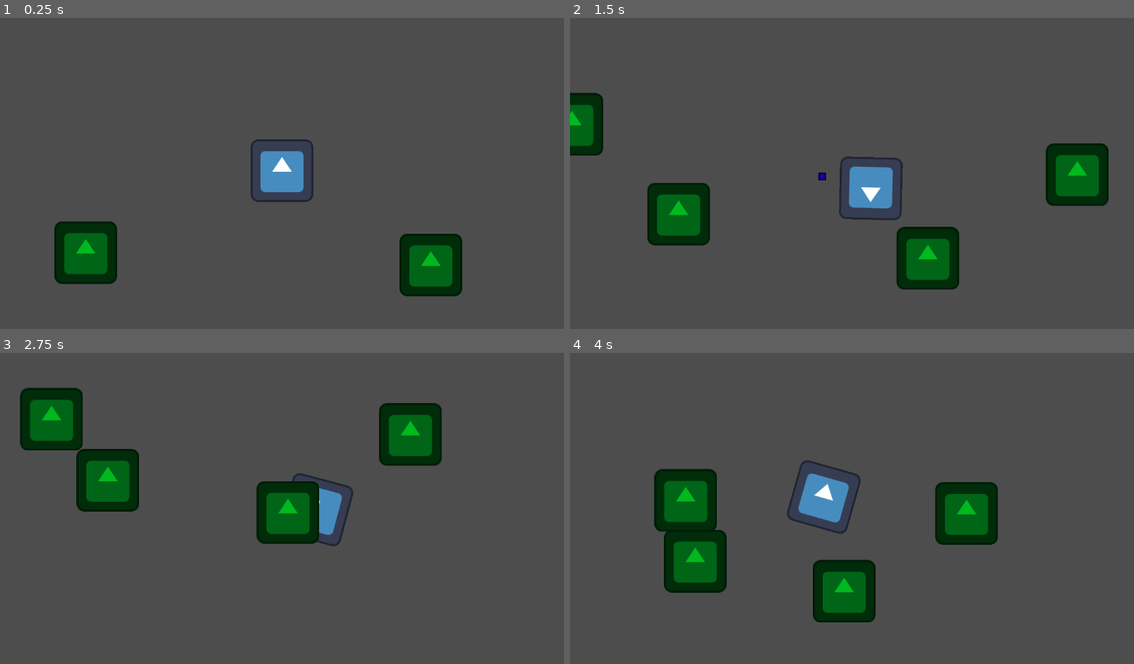
Above: before the commit, frames 1-4 (two rows, left to right).
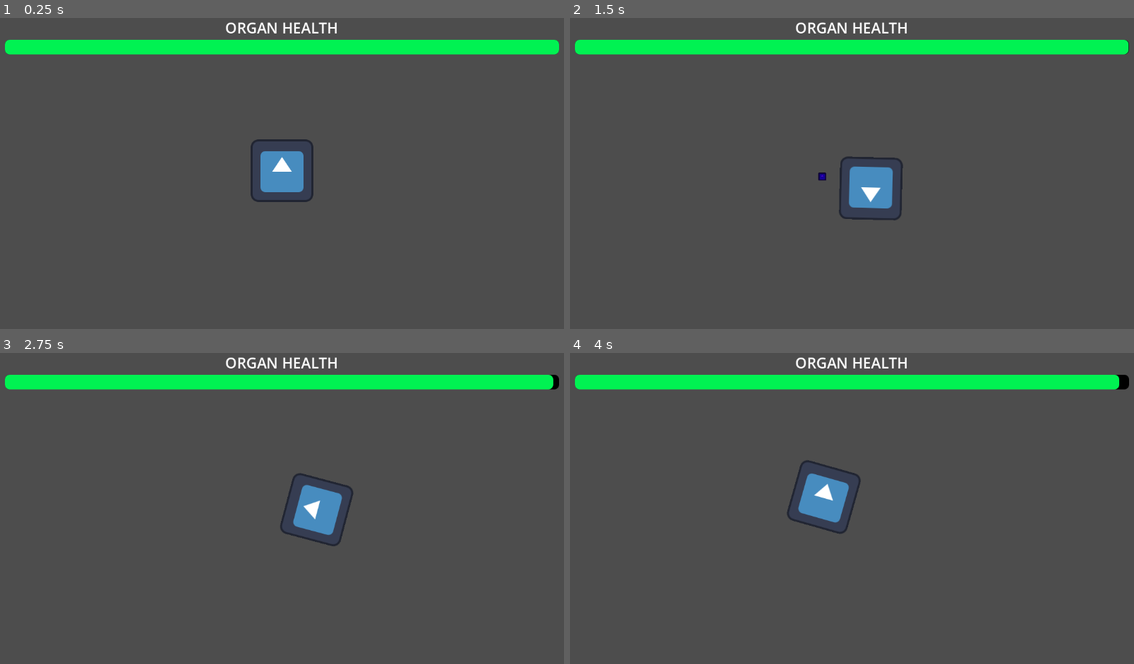
Above: after the commit, the same moments.

Repository: bgalerani94/godot-wild-jam-83
Game: Godot game, scene res://Prototypes/Scenes/test_scene.tscn
Two runs of this game, one before a commit and one after it. Both use one fixed random seed, a clock stepped at 60 frames per second and the inputs below. This scene is started directly instead of the project's main scene. The engine's default icon, where the game draws it, is replaced by a stand-in: a white triangle on a blue panel in a dark square.
Inputs (mouse positions are in pixels of both pictures, inside the frame that each line leads up to):
- Up to frame 1 (0.25 s): no input
- Up to frame 2 (1.5 s): tap Enter (ui_accept) at 0.5 s; move the mouse to (976, 154) at 0.52 s; hold D (move_right) 0.53-1.28 s; hold Enter (ui_accept) 0.53-1.28 s; move the mouse to (739, 185) at 1.27 s; hold S (move_down) from 1.28 s (still down); click (739, 185) at 1.35 s
- Up to frame 3 (2.75 s): tap Enter (ui_accept) at 1.52, 1.55, 1.82 s; move the mouse to (338, 436) at 2.02 s; release S (move_down) at 2.03 s; hold D (move_right) from 2.03 s (still down); hold Enter (ui_accept) from 2.03 s (still down)
- Up to frame 4 (4 s): move the mouse to (823, 567) at 2.77 s; release D (move_right) at 2.78 s; release Enter (ui_accept) at 2.78 s; hold W (move_up) 2.78-3.53 s; click (823, 567) at 2.85 s; tap Enter (ui_accept) at 3.02, 3.05, 3.32 s; move the mouse to (1021, 552) at 3.52 s; hold A (move_left) from 3.53 s (still down); hold Enter (ui_accept) from 3.53 s (still down)

The runs differ from the first frame. In frame 1, 9.5% of the frame differs, in the area x 0-100%, y 1-90%; in frame 2, 13%; in frame 3, 14%; in frame 4, 14%, in the area x 0-100%, y 1-87%.

Commit message:
created base scenes for different organs

Diff:
--- a/Prototypes/Scenes/test_scene.tscn
+++ b/Prototypes/Scenes/test_scene.tscn
@@ -1,20 +1,13 @@
-[gd_scene load_steps=3 format=3 uid="uid://dwden86376upe"]
+[gd_scene load_steps=4 format=3 uid="uid://dwden86376upe"]
 
 [ext_resource type="PackedScene" uid="uid://d0v87w777rvwn" path="res://Player/Scenes/Player.tscn" id="1_smuaa"]
-[ext_resource type="PackedScene" uid="uid://sepctd0f2brt" path="res://Prototypes/Scenes/shooter_enemy_test.tscn" id="2_smuaa"]
+[ext_resource type="PackedScene" uid="uid://dac6bdkanty6d" path="res://Scenes/liver.tscn" id="3_f7dfn"]
+[ext_resource type="PackedScene" uid="uid://bg8ukn42id1uc" path="res://Scenes/organ_damage_component.tscn" id="3_lfrlg"]
 
 [node name="TestScene" type="Node"]
 
 [node name="Player" parent="." instance=ExtResource("1_smuaa")]
 
-[node name="ShooterEnemyTest" parent="." instance=ExtResource("2_smuaa")]
-position = Vector2(304, 193)
+[node name="OrganDamageComponent" parent="Player" instance=ExtResource("3_lfrlg")]
 
-[node name="ShooterEnemyTest3" parent="." instance=ExtResource("2_smuaa")]
-position = Vector2(-447, 187)
-
-[node name="ShooterEnemyTest4" parent="." instance=ExtResource("2_smuaa")]
-position = Vector2(-719, -131)
-
-[node name="ShooterEnemyTest2" parent="." instance=ExtResource("2_smuaa")]
-position = Vector2(909, 31)
+[node name="Liver" parent="." instance=ExtResource("3_f7dfn")]
--- /dev/null
+++ b/Scenes/brain.tscn
@@ -0,0 +1,8 @@
+[gd_scene load_steps=2 format=3 uid="uid://cxvkknt8mtrx7"]
+
+[ext_resource type="PackedScene" uid="uid://d3yrjrvr4aio3" path="res://Scenes/organ_health_component.tscn" id="1_x6dqy"]
+
+[node name="Brain" type="Node2D"]
+
+[node name="OrganHealthComponent" parent="." instance=ExtResource("1_x6dqy")]
+max_health = 100.0
--- /dev/null
+++ b/Scenes/heart.tscn
@@ -0,0 +1,8 @@
+[gd_scene load_steps=2 format=3 uid="uid://durhgdf407srd"]
+
+[ext_resource type="PackedScene" uid="uid://d3yrjrvr4aio3" path="res://Scenes/organ_health_component.tscn" id="1_452e1"]
+
+[node name="Heart" type="Node2D"]
+
+[node name="OrganHealthComponent" parent="." instance=ExtResource("1_452e1")]
+max_health = 100.0
--- /dev/null
+++ b/Scenes/liver.tscn
@@ -0,0 +1,8 @@
+[gd_scene load_steps=2 format=3 uid="uid://dac6bdkanty6d"]
+
+[ext_resource type="PackedScene" uid="uid://d3yrjrvr4aio3" path="res://Scenes/organ_health_component.tscn" id="1_s5wdm"]
+
+[node name="Liver" type="Node2D"]
+
+[node name="OrganHealthComponent" parent="." instance=ExtResource("1_s5wdm")]
+max_health = 150.0
--- /dev/null
+++ b/Scenes/lungs.tscn
@@ -0,0 +1,8 @@
+[gd_scene load_steps=2 format=3 uid="uid://c3irjyiaw4aji"]
+
+[ext_resource type="PackedScene" uid="uid://d3yrjrvr4aio3" path="res://Scenes/organ_health_component.tscn" id="1_3aqtv"]
+
+[node name="lungs" type="Node2D"]
+
+[node name="OrganHealthComponent" parent="." instance=ExtResource("1_3aqtv")]
+max_health = 100.0
--- /dev/null
+++ b/Scenes/organ_damage_component.tscn
@@ -0,0 +1,6 @@
+[gd_scene load_steps=2 format=3 uid="uid://bg8ukn42id1uc"]
+
+[ext_resource type="Script" uid="uid://jf7aieeqsqiu" path="res://Scripts/organ_damage_component.gd" id="1_on4is"]
+
+[node name="OrganDamageComponent" type="Node"]
+script = ExtResource("1_on4is")
--- /dev/null
+++ b/Scenes/organ_health_component.tscn
@@ -0,0 +1,62 @@
+[gd_scene load_steps=4 format=3 uid="uid://d3yrjrvr4aio3"]
+
+[ext_resource type="Script" uid="uid://db3274j16xm81" path="res://Scripts/organ_component.gd" id="1_xft6w"]
+
+[sub_resource type="StyleBoxFlat" id="StyleBoxFlat_euthy"]
+bg_color = Color(0, 0, 0, 1)
+corner_radius_top_left = 10
+corner_radius_top_right = 10
+corner_radius_bottom_right = 10
+corner_radius_bottom_left = 10
+
+[sub_resource type="StyleBoxFlat" id="StyleBoxFlat_hcfsh"]
+bg_color = Color(0, 0.947691, 0.319749, 1)
+corner_radius_top_left = 10
+corner_radius_top_right = 10
+corner_radius_bottom_right = 10
+corner_radius_bottom_left = 10
+
+[node name="OrganHealthComponent" type="Node" groups=["Organ Health"]]
+script = ExtResource("1_xft6w")
+
+[node name="OrganStats" type="CanvasLayer" parent="."]
+
+[node name="Control" type="Control" parent="OrganStats"]
+layout_mode = 3
+anchors_preset = 5
+anchor_left = 0.5
+anchor_right = 0.5
+offset_left = -576.0
+offset_right = 576.0
+offset_bottom = 111.0
+grow_horizontal = 2
+
+[node name="MarginContainer" type="MarginContainer" parent="OrganStats/Control"]
+layout_mode = 1
+anchors_preset = 15
+anchor_right = 1.0
+anchor_bottom = 1.0
+grow_horizontal = 2
+grow_vertical = 2
+theme_override_constants/margin_left = 10
+theme_override_constants/margin_top = 10
+theme_override_constants/margin_right = 10
+theme_override_constants/margin_bottom = 10
+
+[node name="ElementsContainer" type="VBoxContainer" parent="OrganStats/Control/MarginContainer"]
+layout_mode = 2
+
+[node name="OrganNameLabel" type="Label" parent="OrganStats/Control/MarginContainer/ElementsContainer"]
+layout_mode = 2
+theme_override_font_sizes/font_size = 30
+text = "ORGAN HEALTH"
+horizontal_alignment = 1
+vertical_alignment = 1
+
+[node name="OrganHealthBar" type="ProgressBar" parent="OrganStats/Control/MarginContainer/ElementsContainer"]
+custom_minimum_size = Vector2(0, 30)
+layout_mode = 2
+theme_override_styles/background = SubResource("StyleBoxFlat_euthy")
+theme_override_styles/fill = SubResource("StyleBoxFlat_hcfsh")
+value = 50.0
+show_percentage = false
--- /dev/null
+++ b/Scenes/organ_stats.tscn
@@ -0,0 +1,57 @@
+[gd_scene load_steps=3 format=3 uid="uid://yxt0n16wsn2u"]
+
+[sub_resource type="StyleBoxFlat" id="StyleBoxFlat_euthy"]
+bg_color = Color(0, 0, 0, 1)
+corner_radius_top_left = 10
+corner_radius_top_right = 10
+corner_radius_bottom_right = 10
+corner_radius_bottom_left = 10
+
+[sub_resource type="StyleBoxFlat" id="StyleBoxFlat_hcfsh"]
+bg_color = Color(0, 0.947691, 0.319749, 1)
+corner_radius_top_left = 10
+corner_radius_top_right = 10
+corner_radius_bottom_right = 10
+corner_radius_bottom_left = 10
+
+[node name="OrganStats" type="CanvasLayer"]
+
+[node name="Control" type="Control" parent="."]
+layout_mode = 3
+anchors_preset = 5
+anchor_left = 0.5
+anchor_right = 0.5
+offset_left = -576.0
+offset_right = 576.0
+offset_bottom = 111.0
+grow_horizontal = 2
+
+[node name="MarginContainer" type="MarginContainer" parent="Control"]
+layout_mode = 1
+anchors_preset = 15
+anchor_right = 1.0
+anchor_bottom = 1.0
+grow_horizontal = 2
+grow_vertical = 2
+theme_override_constants/margin_left = 10
+theme_override_constants/margin_top = 10
+theme_override_constants/margin_right = 10
+theme_override_constants/margin_bottom = 10
+
+[node name="ElementsContainer" type="VBoxContainer" parent="Control/MarginContainer"]
+layout_mode = 2
+
+[node name="OrganNameLabel" type="Label" parent="Control/MarginContainer/ElementsContainer"]
+layout_mode = 2
+theme_override_font_sizes/font_size = 30
+text = "ORGAN HEALTH"
+horizontal_alignment = 1
+vertical_alignment = 1
+
+[node name="OrganHealthBar" type="ProgressBar" parent="Control/MarginContainer/ElementsContainer"]
+custom_minimum_size = Vector2(0, 30)
+layout_mode = 2
+theme_override_styles/background = SubResource("StyleBoxFlat_euthy")
+theme_override_styles/fill = SubResource("StyleBoxFlat_hcfsh")
+value = 50.0
+show_percentage = false
--- /dev/null
+++ b/Scenes/stomach.tscn
@@ -0,0 +1,10 @@
+[gd_scene load_steps=2 format=3 uid="uid://dw5g4dr50s4my"]
+
+[ext_resource type="PackedScene" uid="uid://d3yrjrvr4aio3" path="res://Scenes/organ_health_component.tscn" id="1_3uon5"]
+
+[node name="Stomach" type="Node2D"]
+
+[node name="OrganHealthComponent" parent="." instance=ExtResource("1_3uon5")]
+max_health = 100.0
+
+[editable path="OrganHealthComponent"]
--- /dev/null
+++ b/Scripts/organ_component.gd
@@ -0,0 +1,24 @@
+class_name OrganComponent
+extends Node
+
+@export var max_health: float
+@export var health : float
+@onready var organ_name_label = $OrganStats/Control/MarginContainer/ElementsContainer/OrganNameLabel
+@onready var organ_health_bar = $OrganStats/Control/MarginContainer/ElementsContainer/OrganHealthBar
+
+signal health_depleted
+
+func _ready():
+	health = max_health
+	organ_health_bar.max_value = max_health
+	organ_health_bar.value = health
+
+func deplete_health(amount : float):
+	health -= amount
+	update_display()
+	if health <= 0:
+		health = 0
+		health_depleted.emit()
+
+func update_display():
+	organ_health_bar.value = health
--- /dev/null
+++ b/Scripts/organ_damage_component.gd
@@ -0,0 +1,16 @@
+extends Node
+
+@export var damage_rate : float = 1.75
+
+var organ_to_damage : Node
+
+func _ready():
+	organ_to_damage = get_tree().get_first_node_in_group("Organ Health")
+
+func _process(delta):
+	if Input.is_action_pressed("ui_accept"):
+		deal_damage(delta)
+
+func deal_damage(delta):
+	if organ_to_damage.has_method("deplete_health"):
+		organ_to_damage.deplete_health(damage_rate * delta)
--- /dev/null
+++ b/Scripts/organ_stats.gd
@@ -0,0 +1,12 @@
+extends CanvasLayer
+
+@export var stats : OrganComponent
+@onready var organ_name_label = $Control/MarginContainer/ElementsContainer/OrganNameLabel
+@onready var organ_health_bar = $Control/MarginContainer/ElementsContainer/OrganHealthBar
+
+func _ready():
+	organ_health_bar.max_value = stats.max_health
+	organ_health_bar.value = stats.health
+
+func _on_organ_health_component_update_health():
+	organ_health_bar.value = stats.health
Not shown, added: Scripts/organ_component.gd.uid
Not shown, added: Scripts/organ_damage_component.gd.uid
Not shown, added: Scripts/organ_stats.gd.uid
